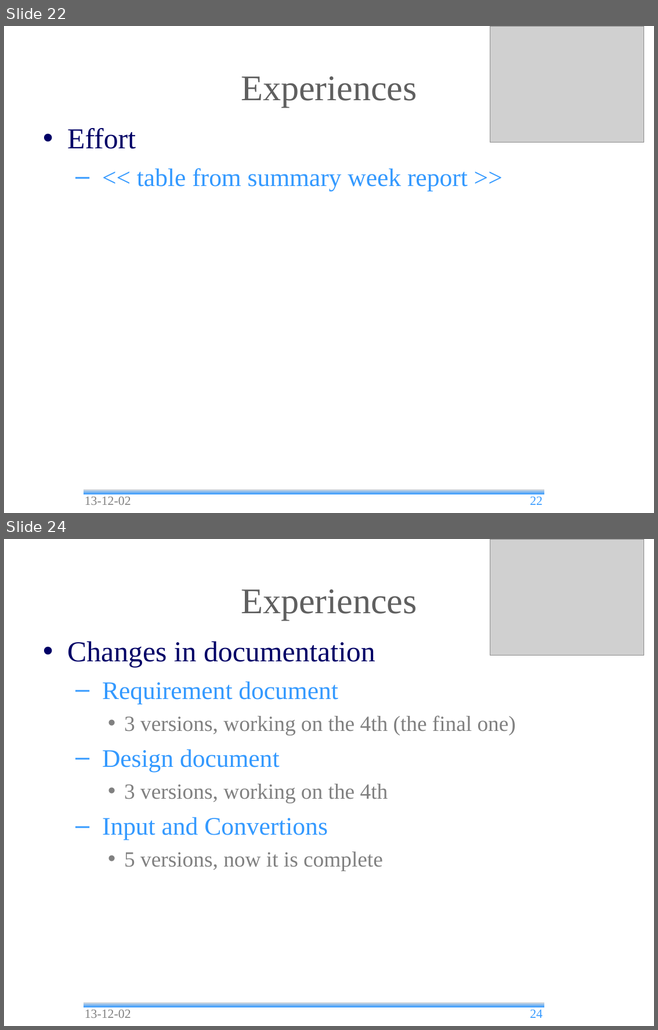
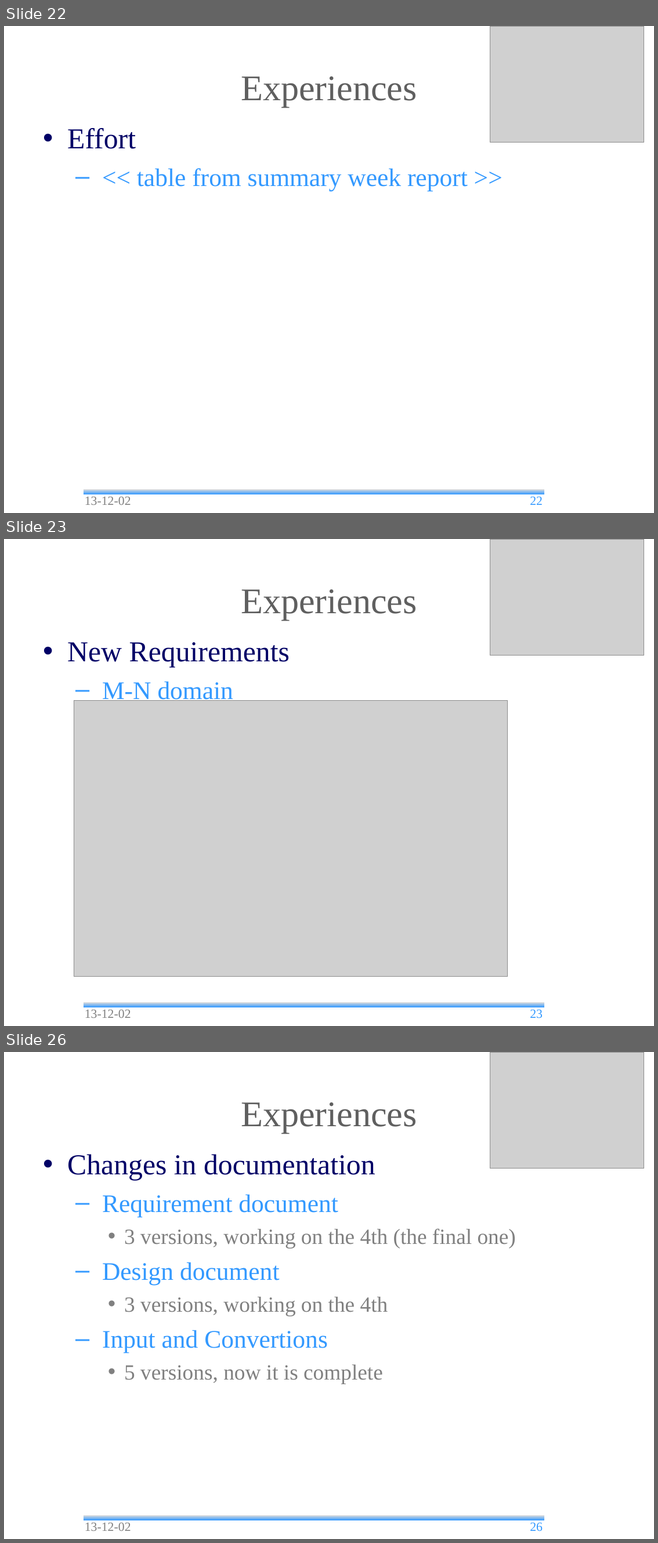
Before and after one commit to andrea-bottoli/DSD, a slide deck: Documentation/Presentations/Status_Report_2.odp. Shown one above the other, each under a label of ours: slides 22 and 24 before the commit, slides 22, 23 and 26 after it; the slides between them are not shown. The pictures are 658x1030 and 658x1543 pixels, drawn with LibreOffice and Linux fonts; fonts in the diff are those of the drawing; grey boxes stand for pictures; background and template pictures are left out. Boxes give left, top, right and bottom in pixels: in the first picture for what was removed or moved away, otherwise in the second. Text is boxed around its words. In the diff, an @@ line names an element or a change of style, - is before the commit and + after.

```diff
--- a/Documentation/Presentations/Status_Report_2.odp
+++ b/Documentation/Presentations/Status_Report_2.odp
@@ slide 23 added at [4,539,654,1026], background #FFFFFF; not listed: 1 template element that a slide beside it also shows @@
@@ picture added at [490,539,643,655] @@
@@ title added at [241,589,417,620], 40 pt, text #5F5F5F @@
+Experiences
@@ text added at [67,642,289,704], 32 pt, text #000066 @@
+• New Requirements
+  – M-N domain
@@ picture added at [74,700,507,976] @@
@@ text added at [85,1009,131,1018], 14 pt, text #808080 @@
+13-12-02
@@ page number added at [529,1009,542,1018], 14 pt, text #3399FF @@
+23
@@ what was slide 24 is now slide 26 @@
@@ page number at [529,1522,542,1531]: text changed @@
-24
+26
```
Also in this commit, not shown: 6 slides changed, 1 other slide added, 1 other file.
